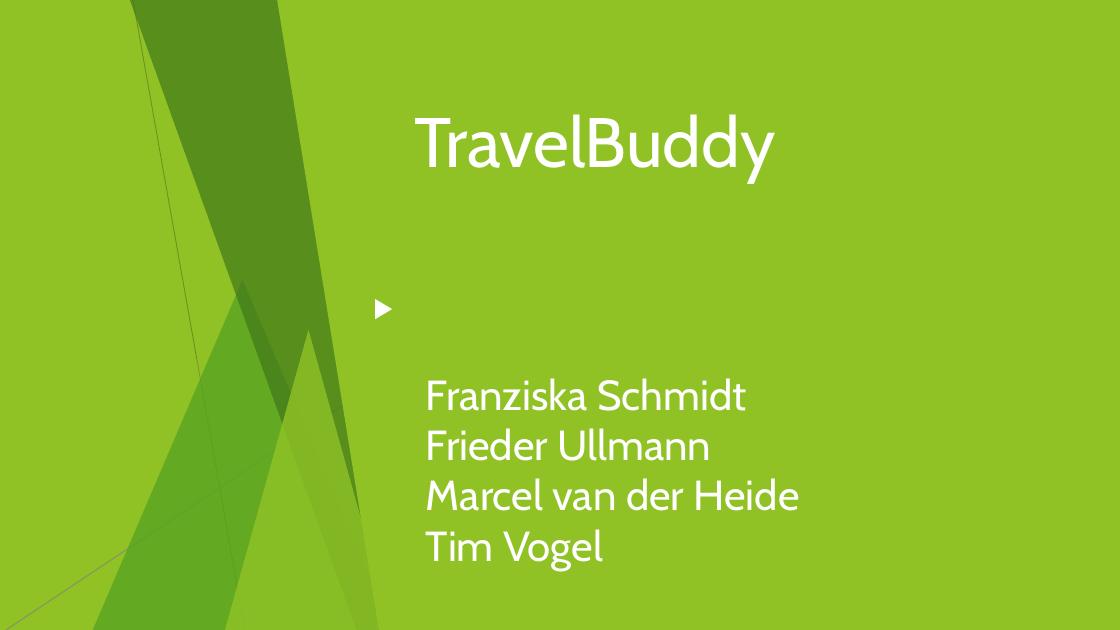
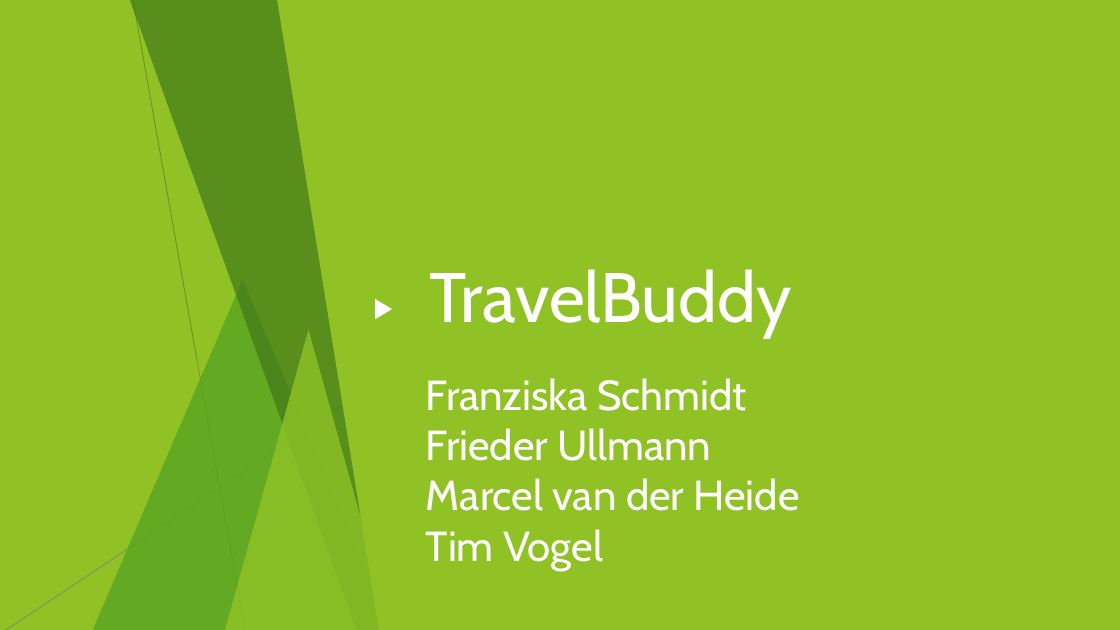
Before and after one commit to fh-erfurt/TravelBuddy-REST, a slide deck: slide 1 of doc/Präsentation/TravelBuddy_1.ppt. Drawn at 1120x630 pixels with LibreOffice and Linux fonts; fonts in the diff are those of the drawing. Boxes give left, top, right and bottom in pixels: in the first picture for what was removed or moved away, otherwise in the second. Text is boxed around its words. In the diff, an @@ line names an element or a change of style, - is before the commit and + after.

```diff
--- a/doc/Präsentation/TravelBuddy_1.ppt
+++ b/doc/Präsentation/TravelBuddy_1.ppt
@@ title "TravelBuddy": place and size @@
-title "TravelBuddy" at (414,114,776,183)
+title "TravelBuddy" at (430,269,792,338)
@@ title "TravelBuddy" at (430,269,792,338): alignment left to centre @@
```
Also in this commit, not shown: 4 other slides changed, 5 slides added, 1 slide removed.
